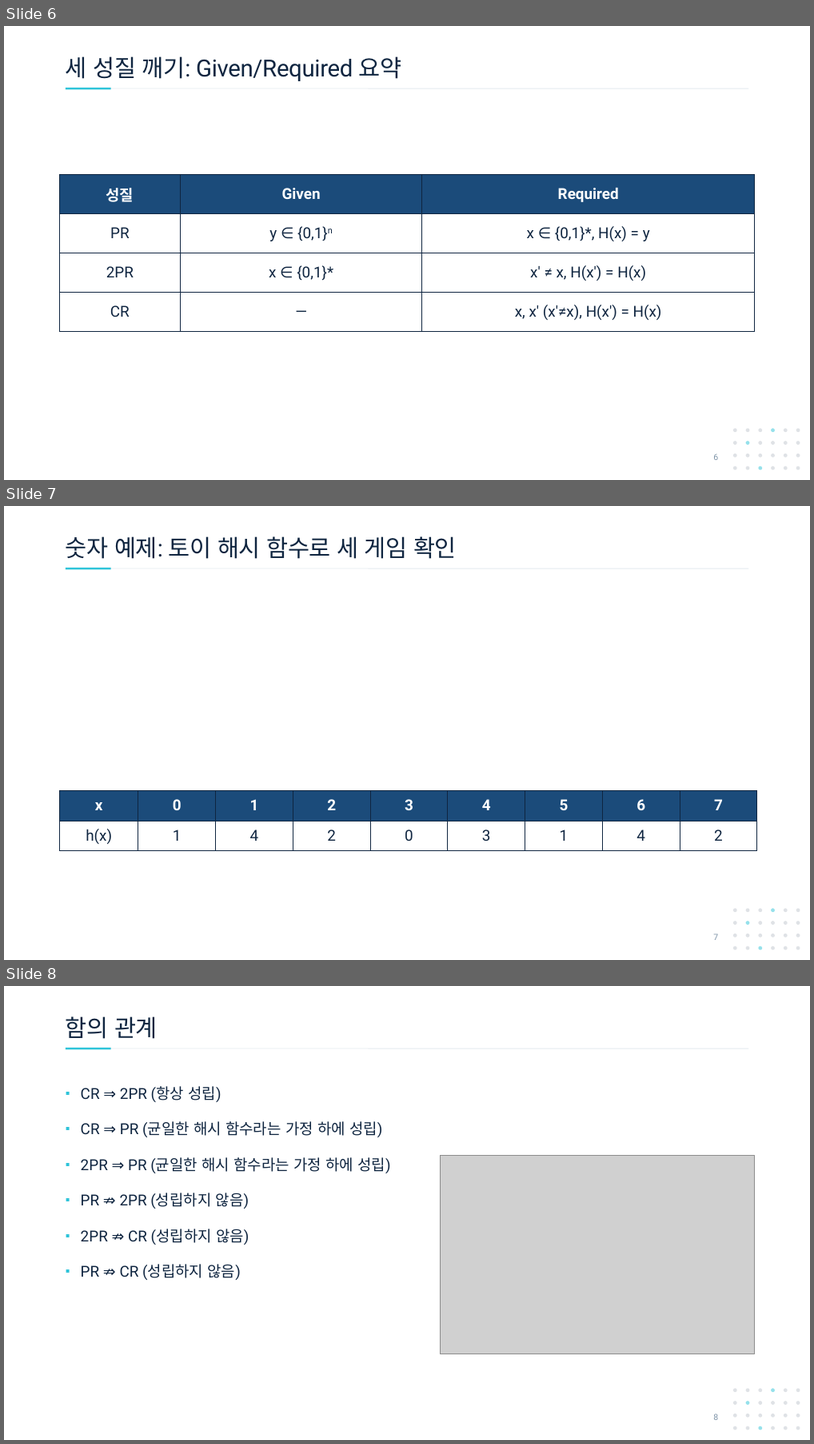
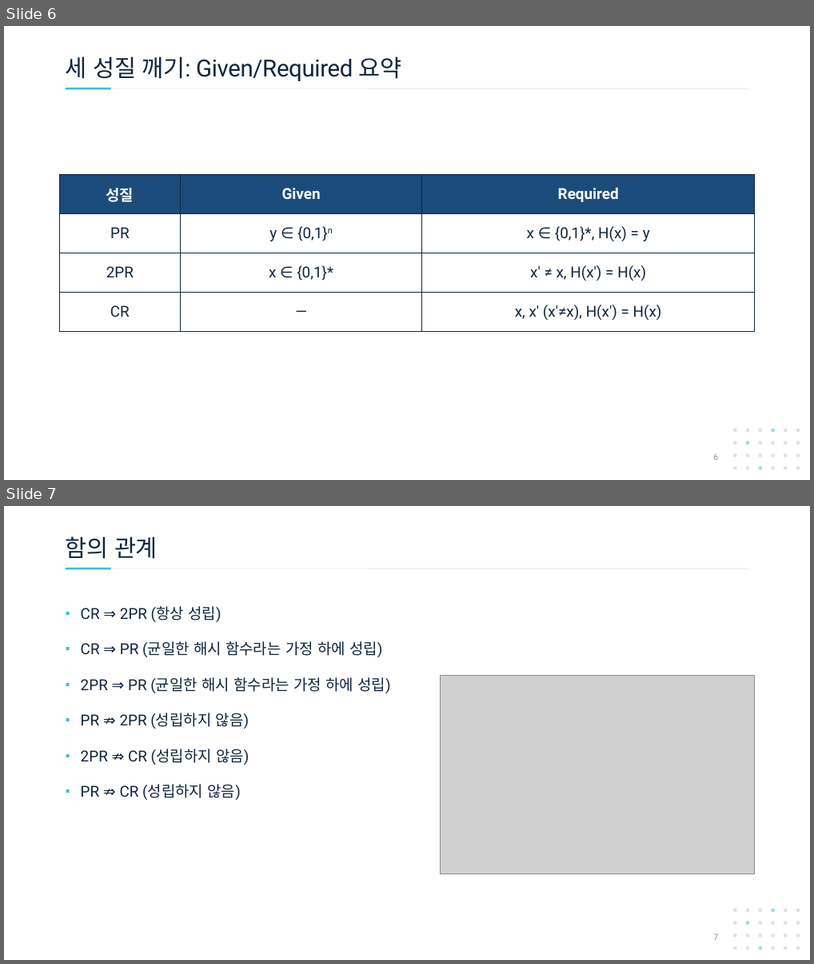
Before and after one commit to giyuubin/PQC, a slide deck: presentation/0909_15_Hash-Functions-and-Lamport-OTS.pptx. Shown one above the other, each under a label of ours: slides 6, 7 and 8 before the commit, slides 6 and 7 after it. The pictures are 814x1444 and 814x964 pixels, drawn with LibreOffice and Linux fonts; fonts in the diff are those of the drawing; grey boxes stand for pictures. Boxes give left, top, right and bottom in pixels: in the first picture for what was removed or moved away, otherwise in the second. Text is boxed around its words. In the diff, an @@ line names an element or a change of style, - is before the commit and + after.

Commit message:
docs: 토이 예제 삭제

```diff
--- a/presentation/0909_15_Hash-Functions-and-Lamport-OTS.pptx
+++ b/presentation/0909_15_Hash-Functions-and-Lamport-OTS.pptx
@@ slide 7 removed at (x1=4, y1=506, x2=810, y2=960), background #FFFFFF; not listed: 26 template elements that a slide beside it also shows @@
@@ title removed at (x1=66, y1=536, x2=457, y2=559) @@
-숫자 예제: 토이 해시 함수로 세 게임 확인
@@ table removed at (x1=60, y1=790, x2=758, y2=851), 2 rows, 9 columns @@
-x | 0 | 1 | 2 | 3 | 4 | 5 | 6 | 7
-h(x) | 1 | 4 | 2 | 0 | 3 | 1 | 4 | 2
@@ page number removed at (x1=714, y1=933, x2=718, y2=940) @@
-7
@@ what was slide 8 is now slide 7 @@
@@ page number at (x1=714, y1=933, x2=718, y2=940): text changed @@
-8
+7
```
Also in this commit, not shown: 3 other slides removed.
